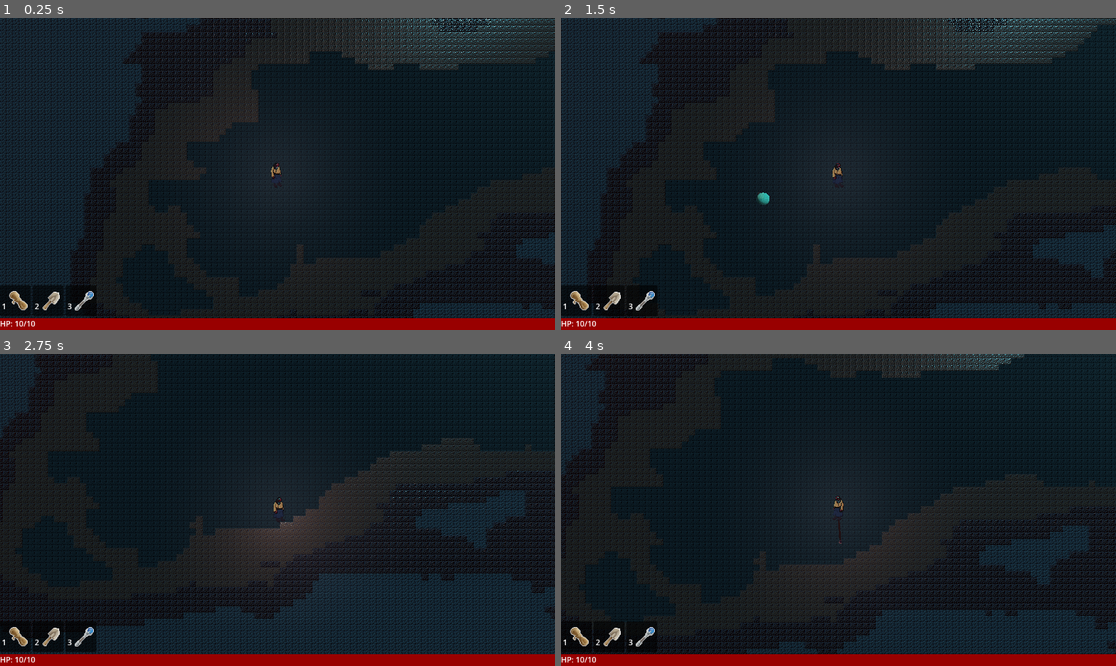
Above: before the commit, frames 1-4 (two rows, left to right).
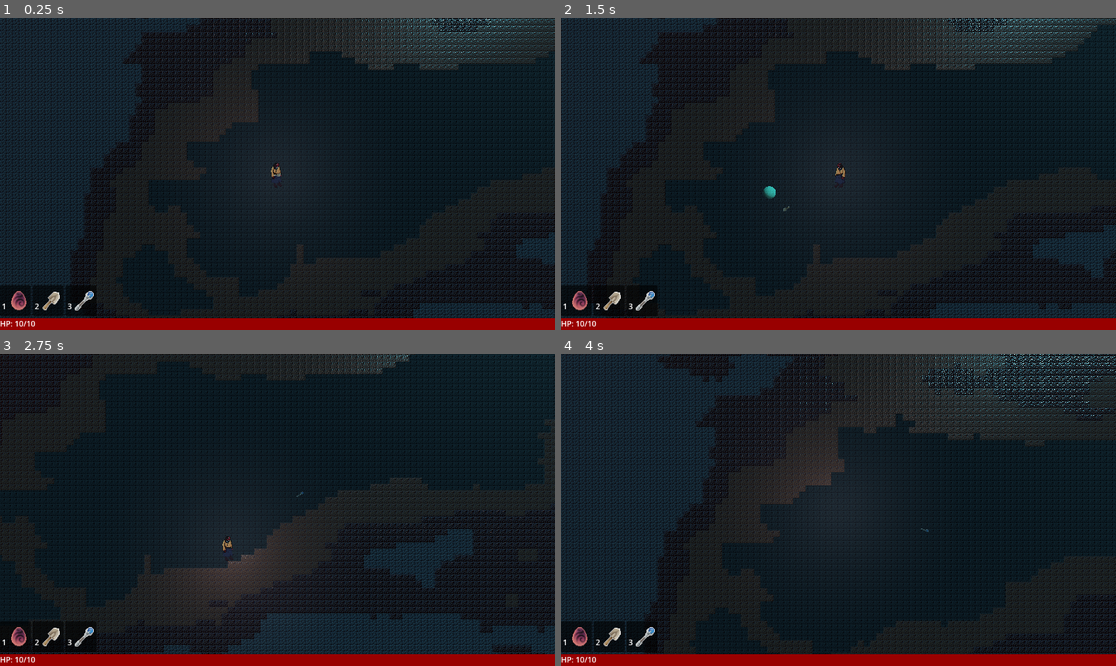
Above: after the commit, the same moments.

Repository: thesage1014/PJ2023-ave
Game: Godot game, scene res://scenes/GameWorld.tscn
The game is run twice, just before and just after one commit, with the same random seed, the same clock (stepped at 60 frames per second) and the same inputs.
Inputs (mouse positions are in pixels of both pictures, inside the frame that each line leads up to):
- Up to frame 1 (0.25 s): no input
- Up to frame 2 (1.5 s): tap Enter (ui_accept) at 0.5, 0.77 s; move the mouse to (960, 158) at 0.52 s; hold Right (ui_right) 0.53-1.25 s; tap 1 (1) at 0.6 s; click (960, 158) at 0.67 s; tap 2 (2) at 0.8 s; drag from (727, 189) to (810, 236) at 1.27 s
- Up to frame 3 (2.75 s): move the mouse to (333, 441) at 2.02 s; press the mouse at (333, 441) at 2.03 s; hold Right (ui_right) from 2.03 s (still down); tap 3 (3) at 2.1 s
- Up to frame 4 (4 s): release Right (ui_right) at 2.75 s; release the mouse at (894, 441) at 2.75 s; drag from (810, 572) to (672, 463) at 2.77 s; move the mouse to (1005, 556) at 3.52 s; hold Left (ui_left) from 3.53 s (still down); right-click (1005, 556) at 3.6 s; click (1005, 556) at 3.67 s; tap Enter (ui_accept) at 3.77 s; tap Q (q, bound only after the commit) at 3.8 s

The runs differ from the first frame. In frame 1, 0.2% of the frame differs, in the area x 1-51%, y 49-94%; in frame 2, 0.4%; in frame 3, 16%; in frame 4, 26%, in the area x 0-100%, y 0-97%.

Commit message:
reticle. digging broken

Diff:
--- a/project.godot
+++ b/project.godot
@@ -99,6 +99,11 @@
 "events": [Object(InputEventKey,"resource_local_to_scene":false,"resource_name":"","device":-1,"window_id":0,"alt_pressed":false,"shift_pressed":false,"ctrl_pressed":false,"meta_pressed":false,"pressed":false,"keycode":0,"physical_keycode":52,"key_label":0,"unicode":52,"echo":false,"script":null)
 ]
 }
+q={
+"deadzone": 0.5,
+"events": [Object(InputEventKey,"resource_local_to_scene":false,"resource_name":"","device":-1,"window_id":0,"alt_pressed":false,"shift_pressed":false,"ctrl_pressed":false,"meta_pressed":false,"pressed":false,"keycode":0,"physical_keycode":81,"key_label":0,"unicode":113,"echo":false,"script":null)
+]
+}
 
 [physics]
 
--- a/scenes/CameraFollower.gd
+++ b/scenes/CameraFollower.gd
@@ -12,5 +12,5 @@
 		position.z *= .9090909
 
 	if target:
-		position.x = target.position.x
-		position.y = target.position.y
+		position.x = target.position.x + Singleton.camera_offset.x
+		position.y = target.position.y + Singleton.camera_offset.y
--- /dev/null
+++ b/scenes/DirtMover.tscn
@@ -0,0 +1,27 @@
+[gd_scene load_steps=5 format=3 uid="uid://di7tigje6i4x8"]
+
+[ext_resource type="Script" path="res://scripts/DirtMover.gd" id="1_fmf5y"]
+[ext_resource type="MeshLibrary" uid="uid://ftt25vrnopyd" path="res://models/gridMapTiles.tres" id="2_bn3ug"]
+
+[sub_resource type="StandardMaterial3D" id="StandardMaterial3D_noj3k"]
+transparency = 1
+blend_mode = 1
+albedo_color = Color(0.278431, 0.745098, 0.603922, 1)
+
+[sub_resource type="SphereMesh" id="SphereMesh_6rh3q"]
+material = SubResource("StandardMaterial3D_noj3k")
+radius = 2.0
+height = 4.0
+
+[node name="DirtMover" type="MeshInstance3D" node_paths=PackedStringArray("helperGM")]
+transform = Transform3D(1, 0, 0, 0, 1, 0, 0, 0, 1, 4.9643, 3.45045, 0)
+mesh = SubResource("SphereMesh_6rh3q")
+script = ExtResource("1_fmf5y")
+helperGM = NodePath("HelperGM")
+
+[node name="HelperGM" type="GridMap" parent="."]
+transform = Transform3D(1, 0, 0, 0, 1, 0, 0, 0, 1, 0, 0, -1)
+mesh_library = ExtResource("2_bn3ug")
+cell_size = Vector3(1, 1, 1)
+collision_layer = 0
+collision_mask = 0
--- a/scenes/Enemy.tscn
+++ b/scenes/Enemy.tscn
@@ -20,13 +20,14 @@
 radius = 15.0
 
 [node name="Enemy" type="RigidBody3D"]
-collision_layer = 0
+collision_layer = 2
 input_ray_pickable = false
 axis_lock_linear_z = true
 axis_lock_angular_x = true
 axis_lock_angular_y = true
 max_contacts_reported = 1
 contact_monitor = true
+linear_damp = 0.53
 script = ExtResource("1_6fkxb")
 
 [node name="MeshInstance3D" type="MeshInstance3D" parent="."]
--- a/scenes/GameWorld.tscn
+++ b/scenes/GameWorld.tscn
@@ -1,31 +1,20 @@
-[gd_scene load_steps=25 format=3 uid="uid://b10db6mmbitny"]
+[gd_scene load_steps=22 format=3 uid="uid://b10db6mmbitny"]
 
 [ext_resource type="PackedScene" uid="uid://cc24ri8n7xvoc" path="res://scenes/map_builder.tscn" id="1_677ns"]
 [ext_resource type="Script" path="res://scripts/GameWorld.gd" id="1_t1j4s"]
+[ext_resource type="PackedScene" uid="uid://di7tigje6i4x8" path="res://scenes/DirtMover.tscn" id="2_aamiv"]
 [ext_resource type="Script" path="res://scenes/CameraFollower.gd" id="2_thc0g"]
-[ext_resource type="MeshLibrary" uid="uid://ftt25vrnopyd" path="res://models/gridMapTiles.tres" id="2_xfuou"]
 [ext_resource type="PackedScene" uid="uid://cyh3yf1kavtqb" path="res://scenes/Player.tscn" id="3_f7fbq"]
-[ext_resource type="Script" path="res://scripts/DirtMover.gd" id="4_6sp7f"]
 [ext_resource type="Script" path="res://scripts/UI.gd" id="7_mhksk"]
 [ext_resource type="Theme" uid="uid://cbnalb0sghq1p" path="res://baseTheme.tres" id="8_5125l"]
 [ext_resource type="ButtonGroup" uid="uid://cyjdespgwd4av" path="res://scenes/ui_button_group.tres" id="8_x3ldf"]
-[ext_resource type="Texture2D" uid="uid://d3tsryxwgqhl0" path="res://graphics/icons/rope_icon.png" id="9_kdim1"]
+[ext_resource type="Texture2D" uid="uid://d4gn05e3g7cjn" path="res://graphics/tongue_tip.png" id="9_67wgf"]
 [ext_resource type="Script" path="res://scripts/ItemButton.gd" id="10_kvmli"]
 [ext_resource type="Texture2D" uid="uid://blbgu7i5lc5rs" path="res://graphics/icons/Shovel.png" id="10_snjy3"]
 [ext_resource type="Texture2D" uid="uid://baqip437wlvpa" path="res://graphics/icons/Sapphire Staff.png" id="11_j26ml"]
 
 [sub_resource type="WorldBoundaryShape3D" id="WorldBoundaryShape3D_ak08y"]
 plane = Plane(0, 0, 1, 0)
-
-[sub_resource type="StandardMaterial3D" id="StandardMaterial3D_noj3k"]
-transparency = 1
-blend_mode = 1
-albedo_color = Color(0.278431, 0.745098, 0.603922, 1)
-
-[sub_resource type="SphereMesh" id="SphereMesh_6rh3q"]
-material = SubResource("StandardMaterial3D_noj3k")
-radius = 2.0
-height = 4.0
 
 [sub_resource type="Gradient" id="Gradient_nb6t6"]
 interpolation_mode = 2
@@ -58,12 +47,12 @@
 
 [sub_resource type="Theme" id="Theme_8ectw"]
 
-[sub_resource type="ViewportTexture" id="ViewportTexture_kc804"]
-viewport_path = NodePath("SubViewport")
+[sub_resource type="ViewportTexture" id="ViewportTexture_7634e"]
+viewport_path = NodePath("MapBuilder/SubViewport")
 
 [sub_resource type="CanvasTexture" id="CanvasTexture_tt7rd"]
 resource_local_to_scene = true
-diffuse_texture = SubResource("ViewportTexture_kc804")
+diffuse_texture = SubResource("ViewportTexture_7634e")
 
 [node name="GameWorld" type="Node3D"]
 script = ExtResource("1_t1j4s")
@@ -82,18 +71,7 @@
 [node name="CollisionShape3D" type="CollisionShape3D" parent="InputPlane"]
 shape = SubResource("WorldBoundaryShape3D_ak08y")
 
-[node name="DirtMover" type="MeshInstance3D" parent="." node_paths=PackedStringArray("helperGM")]
-transform = Transform3D(1, 0, 0, 0, 1, 0, 0, 0, 1, 4.9643, 3.45045, 0)
-mesh = SubResource("SphereMesh_6rh3q")
-script = ExtResource("4_6sp7f")
-helperGM = NodePath("HelperGM")
-
-[node name="HelperGM" type="GridMap" parent="DirtMover"]
-transform = Transform3D(1, 0, 0, 0, 1, 0, 0, 0, 1, 0, 0, -1)
-mesh_library = ExtResource("2_xfuou")
-cell_size = Vector3(1, 1, 1)
-collision_layer = 0
-collision_mask = 0
+[node name="DirtMover" parent="." instance=ExtResource("2_aamiv")]
 
 [node name="MapBuilder" parent="." instance=ExtResource("1_677ns")]
 
@@ -204,7 +182,7 @@
 button_group = ExtResource("8_x3ldf")
 text = "
 1"
-icon = ExtResource("9_kdim1")
+icon = ExtResource("9_67wgf")
 alignment = 0
 icon_alignment = 2
 expand_icon = true
@@ -264,10 +242,10 @@
 offset_bottom = 23.0
 text = "HP"
 
-[connection signal="input_event" from="InputPlane" to="DirtMover" method="_on_static_body_3d_input_event"]
 [connection signal="input_event" from="InputPlane" to="Player" method="input_plane_event"]
 [connection signal="toggled" from="UI/VBoxContainer/Buttons/Tongue" to="UI/VBoxContainer/Buttons/Tongue" method="_on_toggled"]
 [connection signal="toggled" from="UI/VBoxContainer/Buttons/Shovel" to="UI/VBoxContainer/Buttons/Shovel" method="_on_toggled"]
 [connection signal="toggled" from="UI/VBoxContainer/Buttons/Sapphire" to="UI/VBoxContainer/Buttons/Sapphire" method="_on_toggled"]
 
+[editable path="DirtMover"]
 [editable path="MapBuilder"]
--- a/scenes/Player.tscn
+++ b/scenes/Player.tscn
@@ -1,9 +1,11 @@
-[gd_scene load_steps=11 format=3 uid="uid://cyh3yf1kavtqb"]
+[gd_scene load_steps=16 format=3 uid="uid://cyh3yf1kavtqb"]
 
 [ext_resource type="Script" path="res://scripts/Player.gd" id="1_ocak7"]
 [ext_resource type="Texture2D" uid="uid://d0kmj7onmugua" path="res://graphics/liz.png" id="2_c7f4p"]
 [ext_resource type="Texture2D" uid="uid://d34v6i5p3w8gd" path="res://graphics/liz_normal.png" id="3_enb5w"]
 [ext_resource type="Texture2D" uid="uid://d4gn05e3g7cjn" path="res://graphics/tongue_tip.png" id="4_du5ew"]
+[ext_resource type="Texture2D" uid="uid://baqip437wlvpa" path="res://graphics/icons/Sapphire Staff.png" id="4_qheat"]
+[ext_resource type="Texture2D" uid="uid://blbgu7i5lc5rs" path="res://graphics/icons/Shovel.png" id="5_yswry"]
 
 [sub_resource type="StandardMaterial3D" id="StandardMaterial3D_ko8jc"]
 transparency = 1
@@ -35,13 +37,25 @@
 radial_segments = 16
 rings = 1
 
-[node name="Player" type="CharacterBody3D" node_paths=PackedStringArray("mouth")]
+[sub_resource type="SphereShape3D" id="SphereShape3D_duwak"]
+radius = 0.219197
+
+[sub_resource type="StandardMaterial3D" id="StandardMaterial3D_0t3pp"]
+transparency = 1
+albedo_texture = ExtResource("5_yswry")
+
+[sub_resource type="QuadMesh" id="QuadMesh_x4rof"]
+material = SubResource("StandardMaterial3D_0t3pp")
+
+[node name="Player" type="CharacterBody3D" node_paths=PackedStringArray("mouth", "mouseHelper")]
 input_ray_pickable = false
 floor_constant_speed = true
 floor_max_angle = 1.58825
 floor_snap_length = 0.5
 script = ExtResource("1_ocak7")
 mouth = NodePath("Mouth")
+mouseHelper = NodePath("MouseHelper")
+gear_pointer_sprites = Array[CompressedTexture2D]([ExtResource("4_du5ew"), ExtResource("5_yswry"), ExtResource("4_qheat")])
 
 [node name="Mesh" type="MeshInstance3D" parent="."]
 transform = Transform3D(1, 0, 0, 0, 1, 0, 0, 0, 1, 0, 0, 0.058)
@@ -70,3 +84,13 @@
 
 [node name="Mouth" type="Node3D" parent="."]
 transform = Transform3D(1, 0, 0, 0, 1, 0, 0, 0, 1, 0, 1.402, 0)
+
+[node name="MouseHelper" type="Area3D" parent="."]
+transform = Transform3D(1, 0, 0, 0, 1, 0, 0, 0, 1, 0, 0, 0.51)
+
+[node name="CollisionShape3D" type="CollisionShape3D" parent="MouseHelper"]
+shape = SubResource("SphereShape3D_duwak")
+
+[node name="Mesh" type="MeshInstance3D" parent="MouseHelper"]
+transform = Transform3D(0.672199, 0.740371, 0, -0.740371, 0.672199, 0, 0, 0, 1, 0, 0, 0)
+mesh = SubResource("QuadMesh_x4rof")
--- a/scenes/Powerup.tscn
+++ b/scenes/Powerup.tscn
@@ -1,7 +1,7 @@
 [gd_scene load_steps=12 format=3 uid="uid://bs8rm1nchauli"]
 
 [ext_resource type="Script" path="res://scripts/Powerup.gd" id="1_gl0a4"]
-[ext_resource type="Texture2D" uid="uid://d3tsryxwgqhl0" path="res://graphics/icons/rope_icon.png" id="2_kkobn"]
+[ext_resource type="Texture2D" uid="uid://d4gn05e3g7cjn" path="res://graphics/tongue_tip.png" id="2_t7tqu"]
 [ext_resource type="Texture2D" uid="uid://bb8cbcj7j0hv8" path="res://graphics/icons/Crystal.png" id="2_ujb6e"]
 [ext_resource type="Texture2D" uid="uid://dw3p70opeyjaf" path="res://graphics/icons/Red Potion 2.png" id="3_tkx5r"]
 [ext_resource type="Texture2D" uid="uid://c8kmoapdjw15" path="res://graphics/icons/Lantern.png" id="4_iqp85"]
@@ -27,7 +27,7 @@
 [node name="Powerup" type="Area3D"]
 input_ray_pickable = false
 script = ExtResource("1_gl0a4")
-icons = Array[CompressedTexture2D]([ExtResource("2_kkobn"), ExtResource("3_tkx5r"), ExtResource("4_iqp85"), ExtResource("5_h7wog"), ExtResource("6_0gg75"), ExtResource("7_64fhq")])
+icons = Array[CompressedTexture2D]([ExtResource("2_t7tqu"), ExtResource("3_tkx5r"), ExtResource("4_iqp85"), ExtResource("5_h7wog"), ExtResource("6_0gg75"), ExtResource("7_64fhq")])
 
 [node name="CollisionShape3D" type="CollisionShape3D" parent="."]
 transform = Transform3D(1, 0, 0, 0, -4.37114e-08, -1, 0, 1, -4.37114e-08, 0, 0, 0)
--- a/scripts/DirtMover.gd
+++ b/scripts/DirtMover.gd
@@ -1,18 +1,24 @@
 class_name DirtMover extends MeshInstance3D
 @onready var gridMap:GridMap = get_parent().find_child("GridMap")
 @export var helperGM:GridMap
+var reticle:Area3D
 var last_input_position = Vector3.ZERO
 var moverSize = 2
-#func _ready():
+
+func _ready():
+	reticle = Singleton.instance.player.mouseHelper
 
 func _physics_process(delta):
+	moverSize = 2+Singleton.shovel_level
 	if Singleton.player.gear == Singleton.player.DIRTMOVER:
 		global_position = Vector3(round(last_input_position.x+.5),round(last_input_position.y+.5),0)
 
 
 
-func _on_static_body_3d_input_event(camera, event, position, normal, shape_idx):
-	last_input_position = position
+func _unhandled_input(event):
+	#var me = event as InputEventMouseMotion
+	var pos = reticle.global_position
+	last_input_position = pos
 	if Singleton.player.gear == Singleton.player.DIRTMOVER:
 		if event is InputEventMouseButton:
 			var mevent = event as InputEventMouseButton
@@ -20,7 +26,7 @@
 				helperGM.position = Vector3(-moverSize*.5,-moverSize*.5,-1)
 				for i in range(moverSize):
 					for j in range(moverSize):
-						var ipos = Vector3i(position-Vector3(0,0,0))+Vector3i(i,j,-1)
+						var ipos = Vector3i(pos-Vector3(0,0,0))+Vector3i(i,j,-1)
 						var sample = gridMap.get_cell_item(ipos)
 						if sample >= 3:
 							continue
@@ -30,7 +36,7 @@
 				helperGM.position = Vector3(-moverSize*.5,-moverSize*.5,-1)
 				for i in range(moverSize):
 					for j in range(moverSize):
-						var ipos = Vector3i(position-Vector3(0,0,0))+Vector3i(i,j,-1)
+						var ipos = Vector3i(pos-Vector3(0,0,0))+Vector3i(i,j,-1)
 						var sample = helperGM.get_cell_item(Vector3i(i,j,0))
 						var target_item = gridMap.get_cell_item(ipos)
 						if target_item != 3 and sample > 0:
--- a/scripts/Enemy.gd
+++ b/scripts/Enemy.gd
@@ -1,18 +1,30 @@
 class_name Enemy extends RigidBody3D
+@export var health = 1
+@export var roll_strength = .02
 var target:Player
-var jumpCooldown = 2.0
+var jumpCooldown = 2.5
 var jumpTimer = 0.0
 var jumpStrength = 15.0
 var attackStrength = 1.0
 
+func _ready():
+	var level = Singleton.enemy_level
+	jumpStrength = 13 + level*4
+	attackStrength = level*1.25
+	jumpCooldown = 2.5 - level*.1
+	roll_strength = .02 + level*.02
+
 func _physics_process(delta):
-	if target and jumpTimer > jumpCooldown:
+	if target:
 		var posDiff = target.global_position - global_position
-		if posDiff.length() > 25:
-			target = null
-		else:
-			apply_central_impulse((posDiff+Vector3(0,5,0)).normalized()*jumpStrength)
-			jumpTimer = 0
+		apply_central_impulse((posDiff+Vector3(0,5,0)).normalized()*roll_strength)
+		if jumpTimer > jumpCooldown:
+
+			if posDiff.length() > 25:
+				target = null
+			else:
+				apply_central_impulse((posDiff+Vector3(0,5,0)).normalized()*jumpStrength)
+				jumpTimer = 0
 	jumpTimer += delta
 
 func _process(delta):
@@ -20,6 +32,10 @@
 		$OmniLight3D.light_cull_mask = 0
 		$OmniLight3D.layers = 0
 
+func hit_by_player(damage):
+	health -= damage
+	if health <= 0:
+		queue_free()
 func _on_area_3d_body_entered(body):
 	if body is Player:
 		$OmniLight3D.light_cull_mask = 1
--- a/scripts/Grappler.gd
+++ b/scripts/Grappler.gd
@@ -12,16 +12,23 @@
 	$RopeMesh.scale.y = diff.length()
 	$RopeMesh.rotation.z = Vector2(-diff.x,-diff.y).angle()+PI*.5
 	$RopeMesh.global_position = (pp+global_position)*.5
-	if diff.length() > Singleton.max_grapple_dist-10:
-		if diff.length() > Singleton.max_grapple_dist:
+	if diff.length() > max_grapple_dist()-10:
+		if diff.length() > max_grapple_dist():
 			Singleton.player.ungrapple()
 		else:
 			linear_velocity *= .95
 
 func _on_body_entered(body):
-	grappled = true
 	print(body)
-	collision_layer = 0
-	collision_mask = 0
-	freeze = true
-	Singleton.player.on_grappler_grappled()
+	if body is GridMap:
+		grappled = true
+		collision_layer = 0
+		collision_mask = 0
+		freeze = true
+		Singleton.player.on_grappler_grappled()
+	elif body is Enemy:
+		Singleton.player.ungrapple()
+		body.hit_by_player(Singleton.player.attack_strength)
+
+func max_grapple_dist():
+	return Singleton.grapple_level * 5 + 15
--- a/scripts/MapBuilder.gd
+++ b/scripts/MapBuilder.gd
@@ -24,7 +24,7 @@
 	_place_lines()
 
 func _process(_delta):
-	if Input.is_action_just_pressed("ui_cancel"):
+	if Input.is_action_just_pressed("q"):
 		rebuild_world()
 	elif Time.get_ticks_msec()-_last_generated_time > 0.1 and !_generated:
 		await RenderingServer.frame_post_draw
--- a/scripts/Player.gd
+++ b/scripts/Player.gd
@@ -7,6 +7,12 @@
 @export var dirtMover:DirtMover
 @export var light:Light3D
 @export var mouth:Node3D
+@export var mouseHelper:Area3D
+@export var mouse_max_distance:float = 14
+@export var grapple_power:float = 1.0
+@export var gear_pointer_sprites:Array[CompressedTexture2D]
+@export var attack_strength:float = 1
+
 var gravity = 40
 var grapplerScene = preload("res://scenes/Grappler.tscn")
 var clickCharge = 0.0
@@ -23,17 +29,27 @@
 var _invincible = false
 var invince_timer = 0.0
 var _shoot_grappler = false
+var _mouse_delta = Vector2(0,0)
 
 func _enter_tree():
 	Singleton.player = self
 
 func _process(delta):
+	mouseHelper.rotation.z = Vector2(mouseHelper.position.x,mouseHelper.position.y).angle()
 	if invincible:
 		$Mesh.visible = int(Time.get_ticks_msec()/50)%2
 	else:
 		$Mesh.visible = true
 
 func _physics_process(delta):
+	if _mouse_delta != Vector2.ZERO:
+		mouseHelper.global_position += Vector3(_mouse_delta.x,-_mouse_delta.y,0)*.1
+		var mouseXY = Vector2(mouseHelper.position.x,mouseHelper.position.y)
+		if mouseXY.length() > mouse_max_distance:
+			var normXY = mouseXY.normalized()
+			mouseHelper.position.x = normXY.x * mouse_max_distance
+			mouseHelper.position.y = normXY.y * mouse_max_distance
+		_mouse_delta = Vector2.ZERO
 	if Input.is_action_pressed("left_mouse"):
 		if gear == GRAPPLER:
 			if grappler_grappled:
@@ -44,13 +60,11 @@
 				if $RopeMesh.mesh.top_radius < 1.8:
 					$RopeMesh.mesh.top_radius += delta*.7
 					clickCharge += delta
-		elif gear == DIRTMOVER:
-			pass
-
-	if Input.is_action_just_pressed("ui_left"):
-		$Mesh.scale = Vector3(-1,1,1)
-	if Input.is_action_just_pressed("ui_right"):
-		$Mesh.scale = Vector3(1,1,1)
+		if gear == SAPPHIRE:
+			Singleton.camera_offset += Vector2(mouseHelper.position.x, mouseHelper.position.y) * (Singleton.sapphire_level+1) * .02
+
+
+	$Mesh.scale = Vector3(sign(mouseHelper.position.x+.00001),1,1)
 	var lr_control = 1
 	if not is_on_floor():
 		lr_control = .5
@@ -94,74 +108,12 @@
 	if health <= 0:
 		get_parent().rebuild_world()
 
-func shoot_grappler():
-	$RopeMesh.visible = false
-	$RopeMesh.mesh.top_radius = .5
-	var newGrappler = grapplerScene.instantiate() as RigidBody3D
-	get_parent().add_child(newGrappler)
-	newGrappler.global_position = global_position
-	var dir = get_viewport().get_mouse_position() - get_viewport().size/2.0
-	newGrappler.apply_central_impulse(Vector3(dir.x,-dir.y,0)*clickCharge*.1 + velocity)
-	clickCharge = 0
-	_active_grappler = newGrappler
-
-func on_grappler_grappled():
-	grappler_grappled = true
-
-func ungrapple():
-	grappler_grappled = false
-	if _active_grappler:
-		_active_grappler.queue_free()
-		_active_grappler = null
-
-func set_gear(value):
-	_gear = value
-	ungrapple()
-	dirtMover.clear()
-	if value == DIRTMOVER:
-		dirtMover.visible = true
-	else:
-		dirtMover.visible = false
-
-func get_gear():
-	return _gear
-
-func on_powerup_hit(powerup:Powerup):
-	if powerup.type == powerup.powerup_type.ROPE:
-		Singleton.max_grapple_dist += 6
-	if powerup.type == powerup.powerup_type.POT:
-		health = minf(max_health,health + 5.0)
-	if powerup.type == powerup.powerup_type.LANTERN:
-		light_radius += 5
-		light.omni_range = light_radius
-	if powerup.type == powerup.powerup_type.MAXHEART:
-		max_health += 5
-	if powerup.type == powerup.powerup_type.SHOVEL:
-		dirtMover.moverSize += 1
-	if powerup.type == powerup.powerup_type.BOOTS:
-		multi_jumps += 1
-	powerup.queue_free()
-
-func respawn():
-	health = max_health
-	invince_timer = 2.0
-	global_position = Vector3(64,64,0)
-
-func on_enemy_hit(enemy:Enemy):
-	if !invincible:
-		health -= enemy.attackStrength
-		invince_timer = 1
-
-func exit():
-	(get_parent() as GameWorld).rebuild_world()
-
-func input_plane_event(camera, event, position, normal, shape_idx):
-	#if gear == GRAPPLER:
-		#if !_active_grappler and Input.is_action_just_released("left_mouse"):
-			#shoot_grappler()
-		#if Input.is_action_just_pressed("right_mouse"):
-			#ungrapple()
-	if event is InputEventMouseButton:
+func _unhandled_input(event):
+	if event is InputEventMouseMotion:
+		var em = event as InputEventMouseMotion
+
+		_mouse_delta += em.relative
+	elif event is InputEventMouseButton:
 		var me = event as InputEventMouseButton
 		if me.button_index == MOUSE_BUTTON_RIGHT:
 			if me.pressed:
@@ -172,8 +124,78 @@
 			if me.pressed:
 				pass
 			else:
-				if !_active_grappler:
+				Singleton.camera_offset = Vector2.ZERO
+				if gear == GRAPPLER and !_active_grappler:
 					_shoot_grappler = true
+
+func shoot_grappler():
+	$RopeMesh.visible = false
+	$RopeMesh.mesh.top_radius = .5
+	var newGrappler = grapplerScene.instantiate() as RigidBody3D
+	get_parent().add_child(newGrappler)
+	newGrappler.global_position = mouth.global_position
+	var dir = Vec.xy0(mouseHelper.position)
+	newGrappler.apply_central_impulse(dir*clickCharge*grapple_power + velocity)
+	clickCharge = 0
+	_active_grappler = newGrappler
+
+func on_grappler_grappled():
+	grappler_grappled = true
+
+func ungrapple():
+	grappler_grappled = false
+	if _active_grappler:
+		_active_grappler.queue_free()
+		_active_grappler = null
+
+func set_gear(value):
+	_gear = value
+	mouseHelper.get_node("Mesh").mesh.material.albedo_texture = gear_pointer_sprites[value]
+	ungrapple()
+	dirtMover.clear()
+	if value == DIRTMOVER:
+		dirtMover.visible = true
+	else:
+		dirtMover.visible = false
+
+func get_gear():
+	return _gear
+
+func on_powerup_hit(powerup:Powerup):
+	if powerup.type == powerup.powerup_type.ROPE:
+		Singleton.grapple_level += 1
+	if powerup.type == powerup.powerup_type.POT:
+		health = minf(max_health,health + 5.0)
+	if powerup.type == powerup.powerup_type.LANTERN:
+		light_radius += 5
+		light.omni_range = light_radius
+	if powerup.type == powerup.powerup_type.MAXHEART:
+		Singleton.maxhearts_level += 1
+		max_health = 10+5*Singleton.maxhearts_level
+	if powerup.type == powerup.powerup_type.SHOVEL:
+		Singleton.shovel_level += 1
+	if powerup.type == powerup.powerup_type.BOOTS:
+		multi_jumps += 1
+	powerup.queue_free()
+
+func respawn():
+	health = max_health
+	invince_timer = 2.0
+	global_position = Vector3(64,64,0)
+
+func on_enemy_hit(enemy:Enemy):
+	if !invincible:
+		health -= enemy.attackStrength
+		invince_timer = 1
+
+func exit():
+	(get_parent() as GameWorld).rebuild_world()
+
+
+
+func input_plane_event(camera, event, position, normal, shape_idx):
+	pass
+
 
 func _set_invincible(value):
 	_invincible = value
--- a/scripts/Singleton.gd
+++ b/scripts/Singleton.gd
@@ -2,10 +2,22 @@
 
 static var instance:Singleton
 static var player:Player
-static var max_grapple_dist = 30
+static var grapple_level = 0
+static var sapphire_level = 0
+static var maxhearts_level = 0
+static var shovel_level = 0
+static var enemy_level = 4
+static var camera_offset = Vector2.ZERO
 
 func _enter_tree():
 	if !instance:
 		instance = self
 	else:
 		queue_free()
+
+func _ready():
+	Input.set_mouse_mode(Input.MOUSE_MODE_CAPTURED)
+
+func _process(delta):
+	if Input.is_action_just_pressed("ui_cancel"):
+		get_tree().quit(0)
